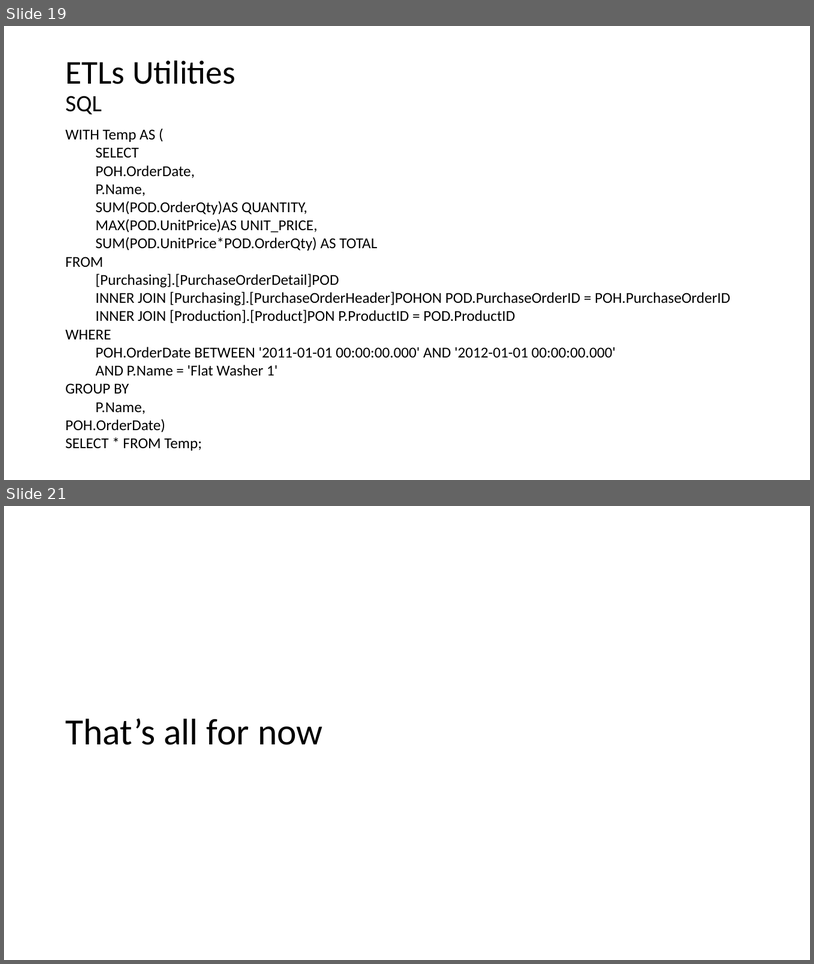
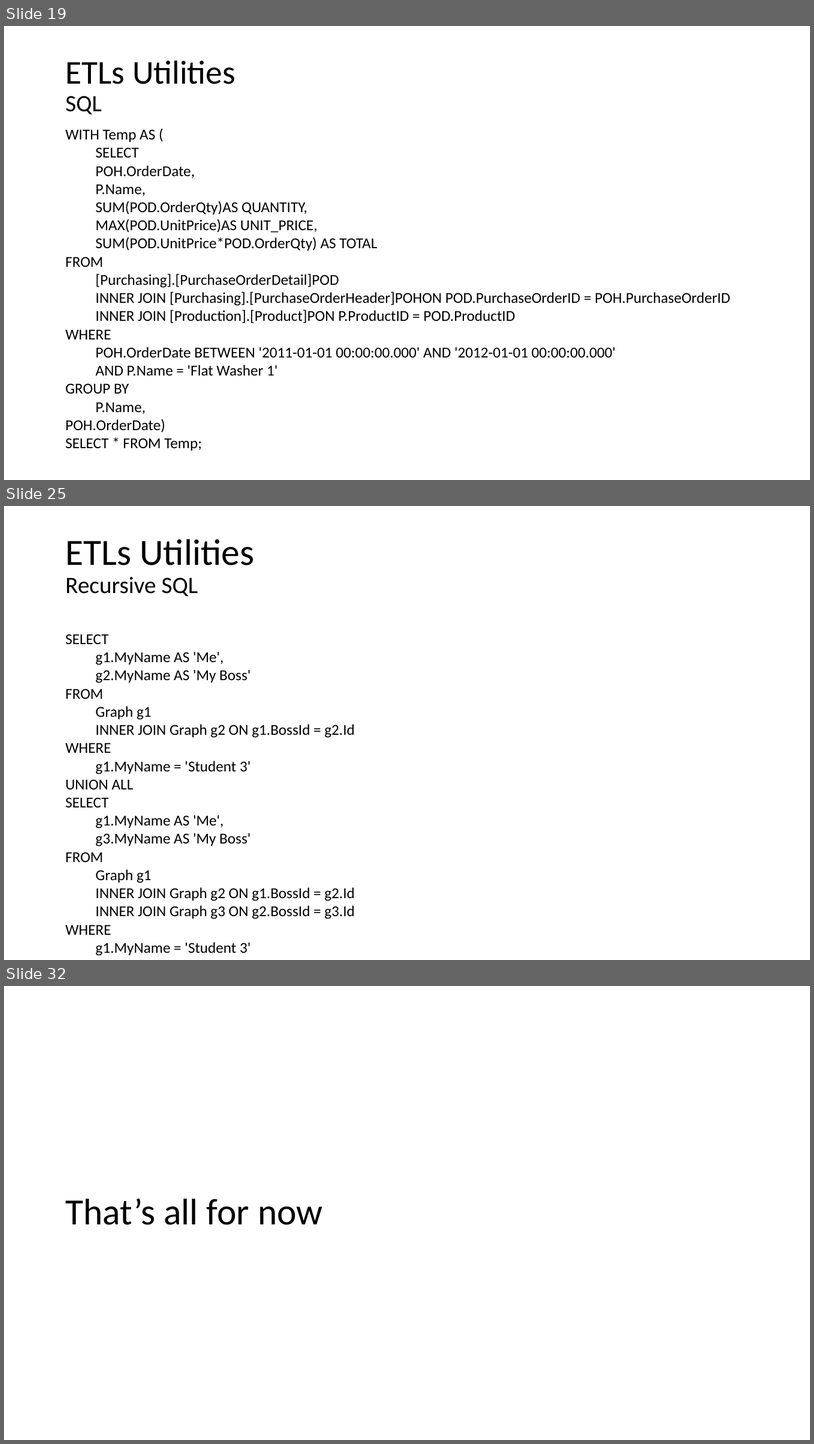
Before and after one commit to mpenarprz/RandomUtils, a slide deck: Short Talks/Data Warehouse/DataWarehouse.pptx. Shown one above the other, each under a label of ours: slides 19 and 21 before the commit, slides 19, 25 and 32 after it; the slides between them are not shown. The pictures are 814x964 and 814x1444 pixels, drawn with LibreOffice and Linux fonts; fonts in the diff are those of the drawing. Boxes give left, top, right and bottom in pixels: in the first picture for what was removed or moved away, otherwise in the second. Text is boxed around its words. In the diff, an @@ line names an element or a change of style, - is before the commit and + after.

```diff
--- a/Short Talks/Data Warehouse/DataWarehouse.pptx
+++ b/Short Talks/Data Warehouse/DataWarehouse.pptx
@@ slide 25 added at (x1=4, y1=506, x2=810, y2=960), background #FFFFFF @@
@@ title added at (x1=65, y1=539, x2=254, y2=597), 44 pt, text #000000 @@
+ETLs Utilities
+Recursive SQL
@@ text added at (x1=65, y1=634, x2=355, y2=955), 18 pt, text #000000 @@
+SELECT
+  g1.MyName AS 'Me',
+  g2.MyName AS 'My Boss'
+FROM
+  Graph g1
+  INNER JOIN Graph g2 ON g1.BossId = g2.Id
+WHERE
+  g1.MyName = 'Student 3'
+UNION ALL
+SELECT
+  g1.MyName AS 'Me',
+  g3.MyName AS 'My Boss'
+FROM
+  Graph g1
+  INNER JOIN Graph g2 ON g1.BossId = g2.Id
+  INNER JOIN Graph g3 ON g2.BossId = g3.Id
+WHERE
+  g1.MyName = 'Student 3'
@@ what was slide 21 is now slide 32 @@
```
Also in this commit, not shown: 1 slide changed, 10 other slides added, 1 other file.
